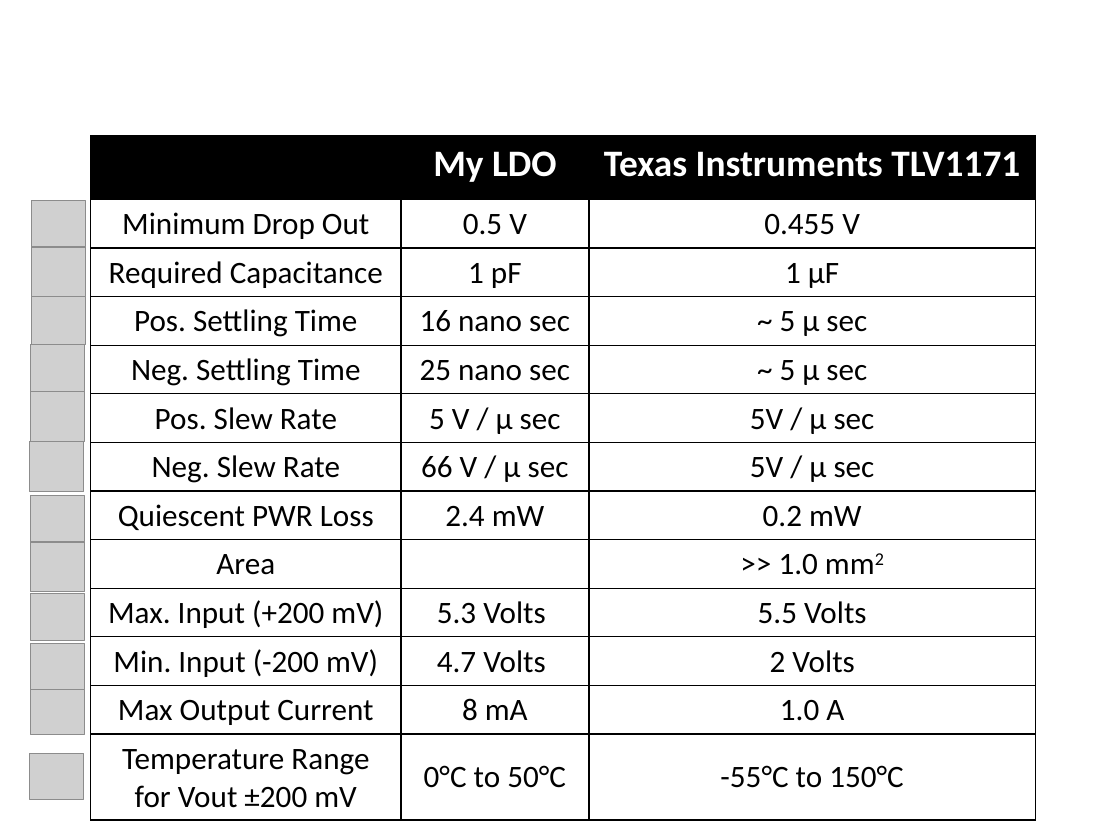
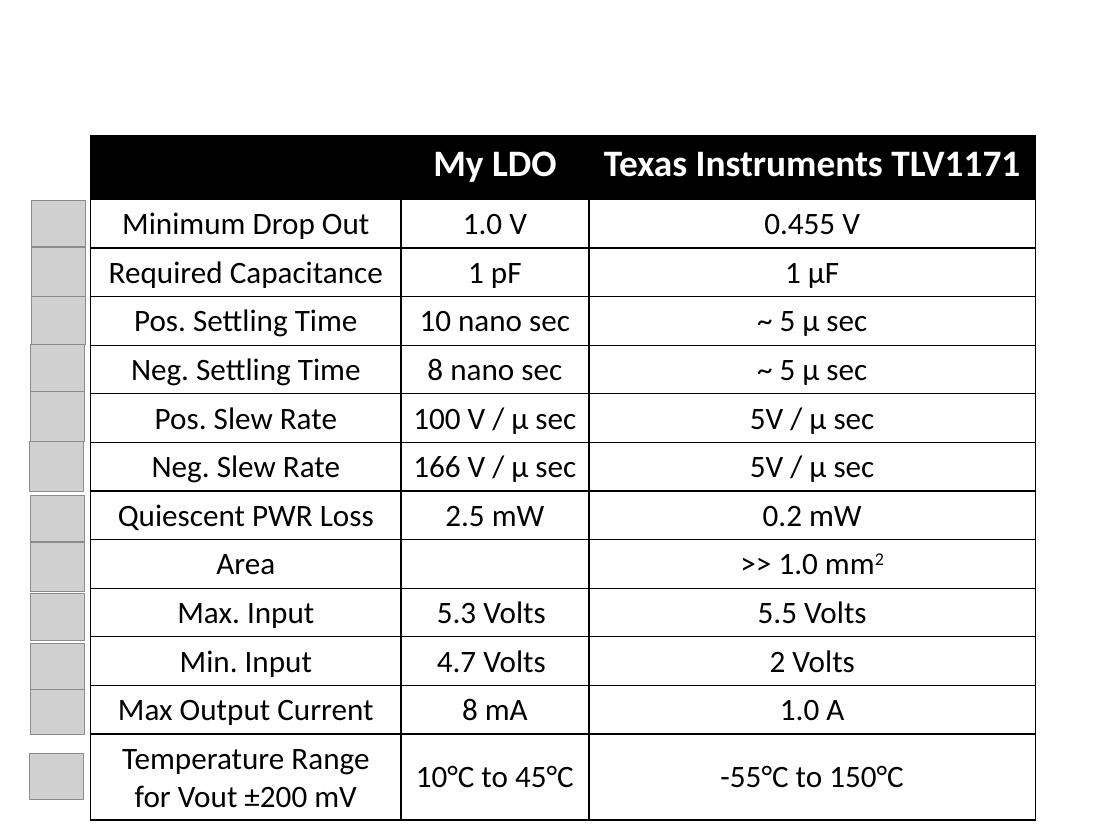
Before and after one commit to ominux/ece532, a slide deck: slide 1 of project/latex/media/media.pptx. Drawn at 1120x840 pixels with LibreOffice and Linux fonts; fonts in the diff are those of the drawing; grey boxes stand for pictures. Boxes give left, top, right and bottom in pixels: in the first picture for what was removed or moved away, otherwise in the second. Text is boxed around its words. In the diff, an @@ line names an element or a change of style, - is before the commit and + after.

```diff
--- a/project/latex/media/media.pptx
+++ b/project/latex/media/media.pptx
@@ table at box(91, 136, 1036, 819) @@
-row 2, column 2: 0.5 V
+row 2, column 2: 1.0 V
-row 4, column 2: 16 nano sec
+row 4, column 2: 10 nano sec
-row 5, column 2: 25 nano sec
+row 5, column 2: 8 nano sec
-row 6, column 2: 5 V / μ sec
+row 6, column 2: 100 V / μ sec
-row 7, column 2: 66 V / μ sec
+row 7, column 2: 166 V / μ sec
-row 8, column 2: 2.4 mW
+row 8, column 2: 2.5 mW
-row 10, column 1: Max. Input (+200 mV)
+row 10, column 1: Max. Input
-row 11, column 1: Min. Input (-200 mV)
+row 11, column 1: Min. Input
-row 13, column 2: 0°C to 50°C
+row 13, column 2: 10°C to 45°C
```
Also in this commit, not shown: 3 other slides changed, 2 slides added, 2 slides removed, 21 other files.
